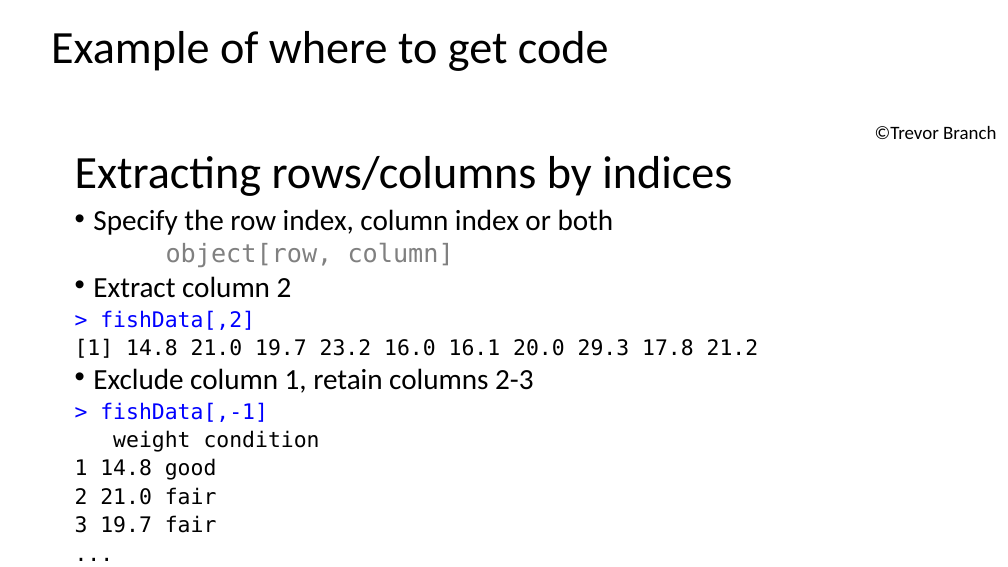
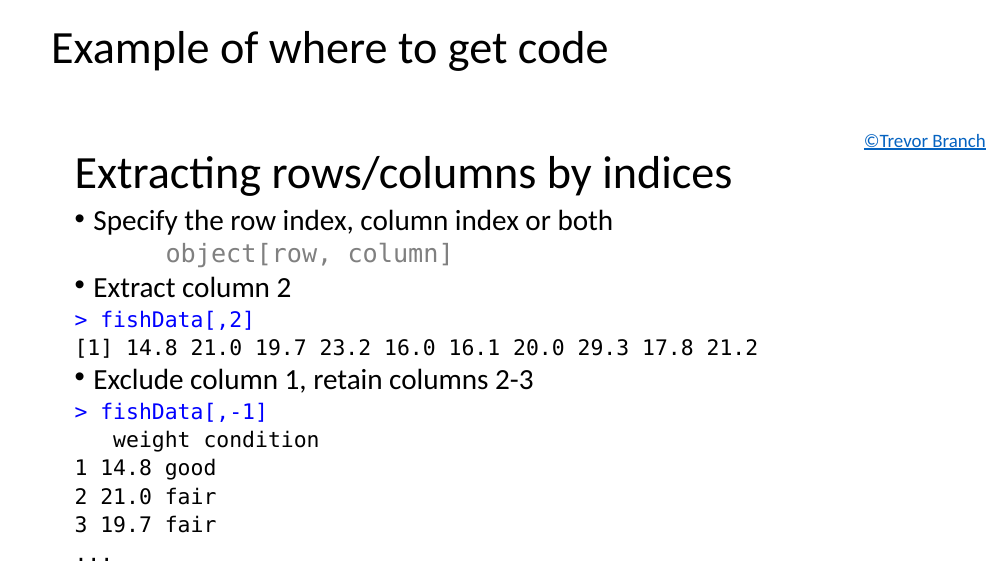
Before and after one commit to SESYNC-ci/Nov18-2015-Learning-R, a slide deck: slide 16 of Unconventional R.pptx. Drawn at 1008x567 pixels with LibreOffice and Linux fonts; fonts in the diff are those of the drawing. Boxes give left, top, right and bottom in pixels: in the first picture for what was removed or moved away, otherwise in the second. Text is boxed around its words. In the diff, an @@ line names an element or a change of style, - is before the commit and + after.

```diff
--- a/Unconventional R.pptx
+++ b/Unconventional R.pptx
@@ text "©Trevor Branch": place and size @@
-text "©Trevor Branch" at [875, 126, 996, 139]
+text "©Trevor Branch" at [864, 134, 985, 150]
@@ text "©Trevor Branch" at [864, 134, 985, 150]: text colour #000000 to #0563C1, underline on @@
```
Also in this commit, not shown: 4 other slides changed, 1 other file.
